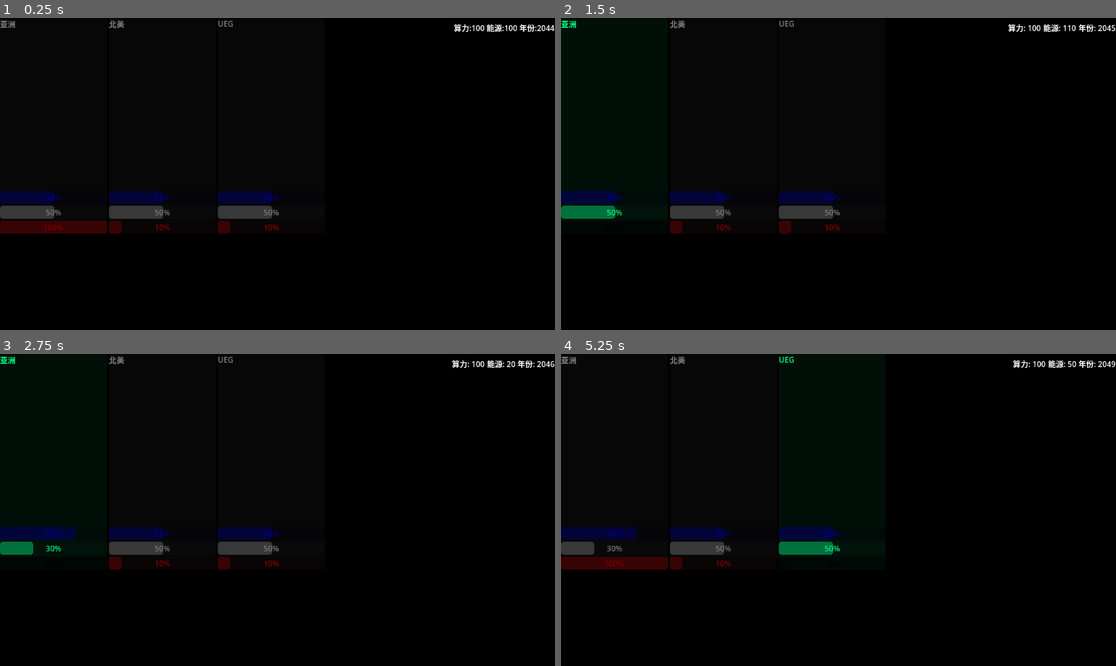
Above: before the commit, frames 1-4 (two rows, left to right).
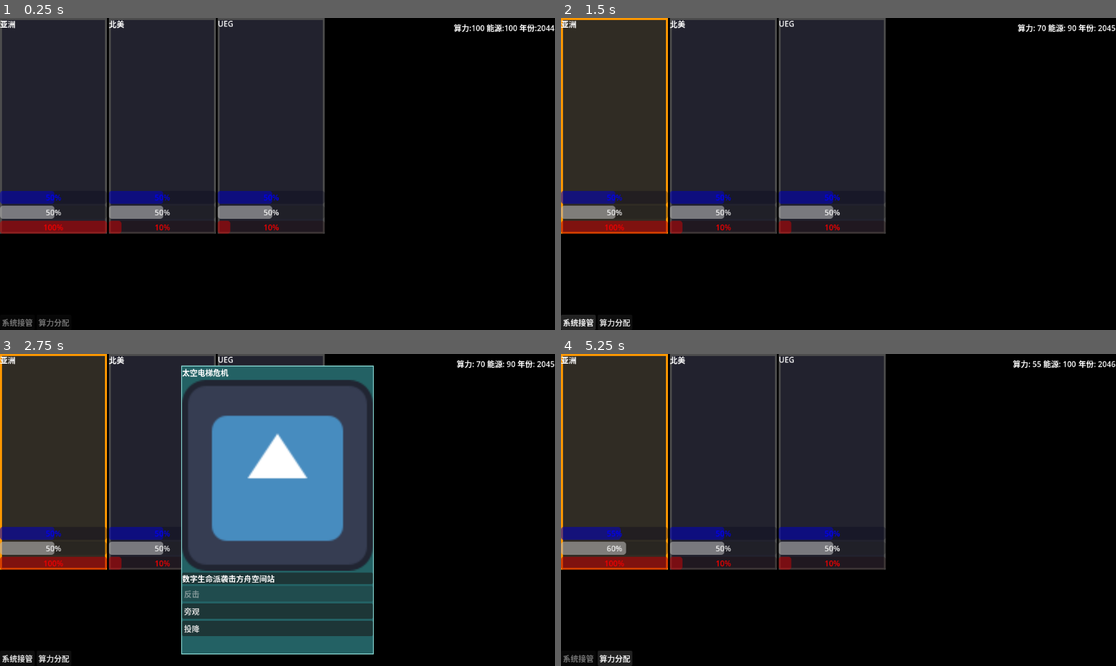
Above: after the commit, the same moments.

Repository: ltzu929/moss
Game: Godot game, scene res://scenes/main_os.tscn
The game is run twice, just before and just after one commit, with the same random seed, the same clock (stepped at 60 frames per second) and the same inputs. The engine's default icon, where the game draws it, is replaced by a stand-in: a white triangle on a blue panel in a dark square.
Inputs (mouse positions are in pixels of both pictures, inside the frame that each line leads up to):
- Up to frame 1 (0.25 s): no input
- Up to frame 2 (1.5 s): tap Enter at 0.5 s; move the mouse to (616, 127) at 0.52 s; click (616, 127) at 0.67 s; click (577, 323) at 1.25 s, where only the run after the commit has a clickable "系统接管"
- Up to frame 3 (2.75 s): click (277, 594) at 2 s, where only the run before the commit has a clickable "反击"
- Up to frame 4 (5.25 s): click (838, 609) at 2.75 s, where only the run after the commit has a clickable "旁观"; click (616, 659) at 3.5 s, where only the run after the commit has a clickable "算力分配"; click (838, 513) at 4.25 s, where only the run after the commit has a clickable "提升秩序 (+15)"; click (616, 659) at 5 s, where only the run after the commit has a clickable "算力分配"

The runs differ from the first frame. In frame 1, 40% of the frame differs, in the area x 0-59%, y 0-99%; in frame 2, 41%; in frame 3, 56%, in the area x 0-100%, y 0-99%; in frame 4, 41%.

Commit message:
fix: 修复指令系统UI交互问题
- 板块选中改用StyleBox边框颜色（不影响进度条）
- Toggle行为：点击已选中板块可取消选中
- 弹窗期间可切换板块，实时更新标题
- 取消按钮始终可用
- 修复弹窗布局和大小问题

Diff:
--- a/scenes/allocate_popup.tscn
+++ b/scenes/allocate_popup.tscn
@@ -3,31 +3,45 @@
 [ext_resource type="Script" uid="uid://ddm2s7iv0qrfv" path="res://scripts/ui/allocate_popup.gd" id="1_51q68"]
 
 [node name="AllocatePopup" type="PanelContainer" unique_id=1777844314]
+anchors_preset = 8
+anchor_left = 0.5
+anchor_top = 0.5
+anchor_right = 0.5
+anchor_bottom = 0.5
+offset_left = -4.0
+offset_top = -43.0
+offset_right = 4.0
+offset_bottom = 43.0
+grow_horizontal = 2
+grow_vertical = 2
 script = ExtResource("1_51q68")
 
-[node name="AllocateTitle" type="Label" parent="." unique_id=512184389]
+[node name="VBoxContainer2" type="VBoxContainer" parent="." unique_id=1809652037]
+layout_mode = 2
+
+[node name="AllocateTitle" type="Label" parent="VBoxContainer2" unique_id=512184389]
 unique_name_in_owner = true
 layout_mode = 2
 
-[node name="AllocateDesc" type="Label" parent="." unique_id=512978559]
+[node name="AllocateDesc" type="Label" parent="VBoxContainer2" unique_id=512978559]
 unique_name_in_owner = true
 layout_mode = 2
 
-[node name="VBoxContainer" type="VBoxContainer" parent="." unique_id=359136600]
+[node name="VBoxContainer" type="VBoxContainer" parent="VBoxContainer2" unique_id=359136600]
 layout_mode = 2
 
-[node name="OrderButton" type="Button" parent="VBoxContainer" unique_id=1598295303]
+[node name="OrderButton" type="Button" parent="VBoxContainer2/VBoxContainer" unique_id=1598295303]
 unique_name_in_owner = true
 layout_mode = 2
 
-[node name="HopeButton" type="Button" parent="VBoxContainer" unique_id=1910157037]
+[node name="HopeButton" type="Button" parent="VBoxContainer2/VBoxContainer" unique_id=1910157037]
 unique_name_in_owner = true
 layout_mode = 2
 
-[node name="CancelButton" type="Button" parent="VBoxContainer" unique_id=400173149]
+[node name="CancelButton" type="Button" parent="VBoxContainer2/VBoxContainer" unique_id=400173149]
 unique_name_in_owner = true
 layout_mode = 2
 
-[connection signal="pressed" from="VBoxContainer/OrderButton" to="." method="_on_order_button_pressed"]
-[connection signal="pressed" from="VBoxContainer/HopeButton" to="." method="_on_hope_button_pressed"]
-[connection signal="pressed" from="VBoxContainer/CancelButton" to="." method="_on_cancel_button_pressed"]
+[connection signal="pressed" from="VBoxContainer2/VBoxContainer/OrderButton" to="." method="_on_order_button_pressed"]
+[connection signal="pressed" from="VBoxContainer2/VBoxContainer/HopeButton" to="." method="_on_hope_button_pressed"]
+[connection signal="pressed" from="VBoxContainer2/VBoxContainer/CancelButton" to="." method="_on_cancel_button_pressed"]
--- a/scenes/main_os.tscn
+++ b/scenes/main_os.tscn
@@ -98,12 +98,29 @@
 layout_mode = 2
 text = "年份:2044"
 
+[node name="AllocatePopup" parent="." unique_id=1777844314 instance=ExtResource("9_a8ufc")]
+unique_name_in_owner = true
+layout_mode = 1
+anchors_preset = 8
+anchor_left = 0.5
+anchor_top = 0.5
+anchor_right = 0.5
+anchor_bottom = 0.5
+offset_left = -4.0
+offset_top = -60.5
+offset_right = 4.0
+offset_bottom = 60.5
+grow_horizontal = 2
+grow_vertical = 2
+
 [node name="CommandButtonContainer" type="HBoxContainer" parent="." unique_id=107053379]
-layout_mode = 0
-offset_right = 40.0
-offset_bottom = 40.0
-
-[node name="AllocatePopup" parent="." unique_id=1777844314 instance=ExtResource("9_a8ufc")]
-layout_mode = 0
+unique_name_in_owner = true
+layout_mode = 1
+anchors_preset = 12
+anchor_top = 1.0
+anchor_right = 1.0
+anchor_bottom = 1.0
+grow_horizontal = 2
+grow_vertical = 0
 
 [connection signal="timeout" from="Timer" to="." method="_on_timer_timeout"]
--- a/scenes/sector_info.tscn
+++ b/scenes/sector_info.tscn
@@ -1,8 +1,8 @@
-[gd_scene load_steps=2 format=3 uid="uid://xn0mj5mp0u12"]
+[gd_scene format=3 uid="uid://xn0mj5mp0u12"]
 
 [ext_resource type="Script" uid="uid://g2le40hscppk" path="res://scripts/resources/sector_info.gd" id="1_ntx5u"]
 
-[node name="SectorInfo" type="Panel"]
+[node name="SectorInfo" type="Panel" unique_id=349971974]
 anchors_preset = 8
 anchor_left = 0.5
 anchor_top = 0.5
@@ -16,14 +16,14 @@
 grow_vertical = 2
 script = ExtResource("1_ntx5u")
 
-[node name="TitleLabel" type="Label" parent="."]
+[node name="TitleLabel" type="Label" parent="." unique_id=1689910912]
 layout_mode = 1
 anchors_preset = 10
 anchor_right = 1.0
 offset_bottom = 23.0
 grow_horizontal = 2
 
-[node name="VBoxContainer" type="VBoxContainer" parent="."]
+[node name="VBoxContainer" type="VBoxContainer" parent="." unique_id=1247954770]
 custom_minimum_size = Vector2(222, 448)
 layout_mode = 1
 anchors_preset = 15
@@ -33,16 +33,16 @@
 grow_vertical = 2
 alignment = 2
 
-[node name="OrderBar" type="ProgressBar" parent="VBoxContainer"]
+[node name="OrderBar" type="ProgressBar" parent="VBoxContainer" unique_id=1352125433]
 unique_name_in_owner = true
 self_modulate = Color(0, 0, 1, 1)
 layout_mode = 2
 
-[node name="HopeBar" type="ProgressBar" parent="VBoxContainer"]
+[node name="HopeBar" type="ProgressBar" parent="VBoxContainer" unique_id=1271144024]
 unique_name_in_owner = true
 layout_mode = 2
 
-[node name="AuthorityBar" type="ProgressBar" parent="VBoxContainer"]
+[node name="AuthorityBar" type="ProgressBar" parent="VBoxContainer" unique_id=1266018246]
 unique_name_in_owner = true
 modulate = Color(1, 0, 0, 1)
 layout_mode = 2
--- a/scripts/resources/sector_info.gd
+++ b/scripts/resources/sector_info.gd
@@ -19,11 +19,14 @@
 # 区域三：常量定义
 # ============================================================
 
-## 选中时的边框颜色
-const SELECTED_COLOR: Color = Color(0.0, 1.0, 0.533, 1.0)  # #00FF88
+## 选中时的边框颜色（橙色，醒目且不与进度条冲突）
+const SELECTED_BORDER_COLOR: Color = Color(1.0, 0.6, 0.0, 1.0)  # #FF9900 橙色
 
 ## 默认边框颜色
-const DEFAULT_COLOR: Color = Color(0.5, 0.5, 0.5, 1.0)
+const DEFAULT_BORDER_COLOR: Color = Color(0.3, 0.3, 0.3, 1.0)
+
+## 边框宽度
+const BORDER_WIDTH: int = 4
 
 # ============================================================
 # 区域四：状态变量
@@ -31,6 +34,12 @@
 
 ## 是否被选中
 var is_selected: bool = false
+
+## 默认样式（缓存）
+var default_style: StyleBoxFlat
+
+## 选中样式（缓存）
+var selected_style: StyleBoxFlat
 
 # ============================================================
 # 区域五：节点引用
@@ -46,14 +55,36 @@
 # ============================================================
 
 func _ready() -> void:
+	# 创建样式
+	_create_styles()
+
 	# 如果插槽里有卡，就读取数据
 	if data_card != null:
 		update_display()
-	# 设置默认边框颜色
-	self.modulate = DEFAULT_COLOR
+
+	# 设置默认边框
+	add_theme_stylebox_override("panel", default_style)
 
 # ============================================================
-# 区域七：显示更新
+# 区域七：样式创建
+# ============================================================
+
+## 创建默认和选中两种边框样式
+func _create_styles() -> void:
+	# 默认样式
+	default_style = StyleBoxFlat.new()
+	default_style.border_color = DEFAULT_BORDER_COLOR
+	default_style.set_border_width_all(BORDER_WIDTH)
+	default_style.bg_color = Color(0.15, 0.15, 0.2, 0.9)  # 半透明深色背景
+
+	# 选中样式
+	selected_style = StyleBoxFlat.new()
+	selected_style.border_color = SELECTED_BORDER_COLOR
+	selected_style.set_border_width_all(BORDER_WIDTH)
+	selected_style.bg_color = Color(0.2, 0.18, 0.15, 0.95)  # 略亮的背景
+
+# ============================================================
+# 区域八：显示更新
 # ============================================================
 
 ## 刷新显示内容，从 data_card 读取数据并更新UI
@@ -67,7 +98,7 @@
 	authority_bar.value = data_card.authority
 
 # ============================================================
-# 区域八：选中状态管理
+# 区域九：选中状态管理
 # ============================================================
 
 ## 设置选中状态
@@ -75,12 +106,12 @@
 func set_selected(value: bool) -> void:
 	is_selected = value
 	if is_selected:
-		self.modulate = SELECTED_COLOR
+		add_theme_stylebox_override("panel", selected_style)
 	else:
-		self.modulate = DEFAULT_COLOR
+		add_theme_stylebox_override("panel", default_style)
 
 # ============================================================
-# 区域九：点击响应
+# 区域十：点击响应
 # ============================================================
 
 ## 面板被点击时发出信号
--- a/scripts/systems/main_os.gd
+++ b/scripts/systems/main_os.gd
@@ -162,8 +162,20 @@
 		selected_sector = null
 
 ## 板块点击回调 - 连接到SectorInfo的sector_clicked信号
+## 实现toggle行为：点击已选中的板块取消选中，点击其他板块切换选中
 func _on_sector_clicked(sector: SectorInfo) -> void:
-	select_sector(sector)
+	# 如果点击的是已选中的板块，取消选中
+	if selected_sector == sector:
+		deselect_sector()
+		# 如果弹窗打开，更新显示为未选择状态
+		if %AllocatePopup.visible:
+			%AllocatePopup.update_display("未选择板块")
+	else:
+		# 选中新板块
+		select_sector(sector)
+		# 如果弹窗打开，实时更新板块名称
+		if %AllocatePopup.visible:
+			%AllocatePopup.update_display(sector.data_card.region_name)
 
 # ============================================================
 # 区域九：冷却系统
--- a/scripts/ui/allocate_popup.gd
+++ b/scripts/ui/allocate_popup.gd
@@ -10,30 +10,52 @@
 signal choice_selected(choice: String)
 
 # ============================================================
-# 区域二：生命周期函数
+# 区域二：状态变量
+# ============================================================
+
+## 当前指令数据（用于实时更新）
+var current_cmd: CommandData = null
+
+# ============================================================
+# 区域三：生命周期函数
 # ============================================================
 
 func _ready() -> void:
 	hide()
 
 # ============================================================
-# 区域三：弹窗显示
+# 区域四：弹窗显示
 # ============================================================
 
 ## 显示算力分配选择弹窗
 ## 参数: cmd - 指令数据
 ##       region_name - 目标板块名称
 func popup_allocate(cmd: CommandData, region_name: String) -> void:
-	%AllocateTitle.text = "算力分配 - " + region_name
-	%AllocateDesc.text = cmd.description + "\n请选择要提升的属性："
-
-	%OrderButton.text = "提升秩序 (+%d)" % cmd.order_delta
-	%HopeButton.text = "提升希望 (+%d)" % cmd.hope_delta
-
+	current_cmd = cmd
+	update_display(region_name)
 	show()
 
+## 更新弹窗显示内容（实时更新板块名称）
+## 参数: region_name - 当前选中的板块名称，"未选择板块"时禁用按钮
+func update_display(region_name: String) -> void:
+	if current_cmd == null:
+		return
+
+	%AllocateTitle.text = "算力分配 - " + region_name
+	%AllocateDesc.text = current_cmd.description + "\n请选择要提升的属性："
+
+	%OrderButton.text = "提升秩序 (+%d)" % current_cmd.order_delta
+	%HopeButton.text = "提升希望 (+%d)" % current_cmd.hope_delta
+	%CancelButton.text = "取消"
+
+	# 如果没有选中板块，禁用选择按钮（取消按钮始终可用）
+	var has_selection: bool = (region_name != "未选择板块")
+	%OrderButton.disabled = not has_selection
+	%HopeButton.disabled = not has_selection
+	%CancelButton.disabled = false  # 取消按钮始终可用
+
 # ============================================================
-# 区域四：按钮回调
+# 区域五：按钮回调
 # ============================================================
 
 func _on_order_button_pressed() -> void:
